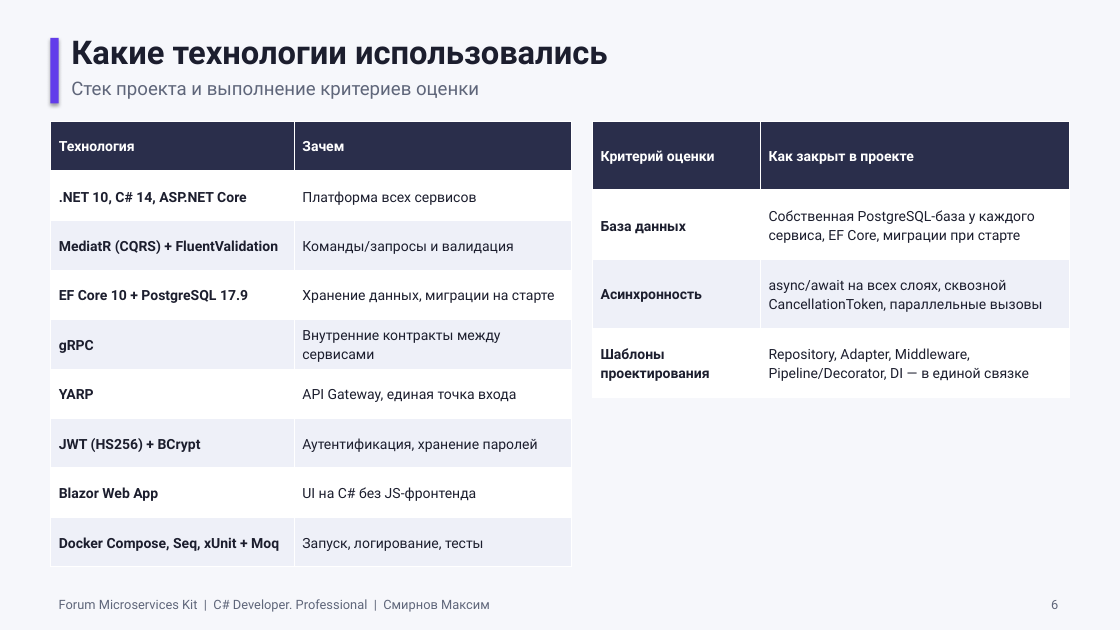
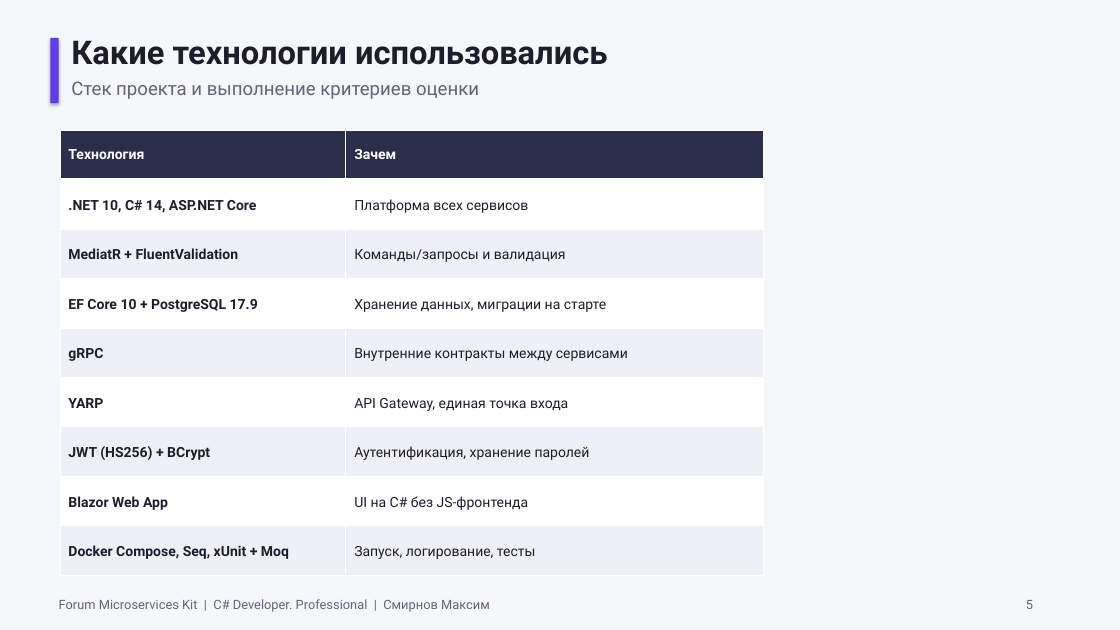
Before and after one commit to smirnovMV-dev/otus-forum, a slide deck: slide 5 of Workaround/Presentation/Forum_Microservices_Kit_Defense.pptx (slide 6 before the commit). Drawn at 1120x630 pixels with LibreOffice and Linux fonts; fonts in the diff are those of the drawing. Boxes give left, top, right and bottom in pixels: in the first picture for what was removed or moved away, otherwise in the second. Text is boxed around its words. In the diff, an @@ line names an element or a change of style, - is before the commit and + after.

Commit message:
pptx

```diff
--- a/Workaround/Presentation/Forum_Microservices_Kit_Defense.pptx
+++ b/Workaround/Presentation/Forum_Microservices_Kit_Defense.pptx
@@ table at (60, 130, 763, 576) @@
-row 3, column 1: MediatR (CQRS) + FluentValidation
+row 3, column 1: MediatR + FluentValidation
@@ borders changed @@
@@ table: place and size @@
-table at (50, 122, 571, 567)
+table at (60, 130, 763, 576)
@@ table removed at (592, 122, 1070, 397), 4 rows, 2 columns @@
-Критерий оценки | Как закрыт в проекте
-База данных | Собственная PostgreSQL-база у каждого сервиса, EF Core, миграции при старте
-Асинхронность | async/await на всех слоях, сквозной CancellationToken, параллельные вызовы
-Шаблоны проектирования | Repository, Adapter, Middleware, Pipeline/Decorator, DI — в единой связке
@@ text added at (1026, 600, 1033, 609), 11 pt, text #5F667A @@
+5
@@ text removed at (1051, 600, 1058, 609) @@
-6
```
Also in this commit, not shown: 13 other slides changed, 1 slide added, 2 slides removed.
